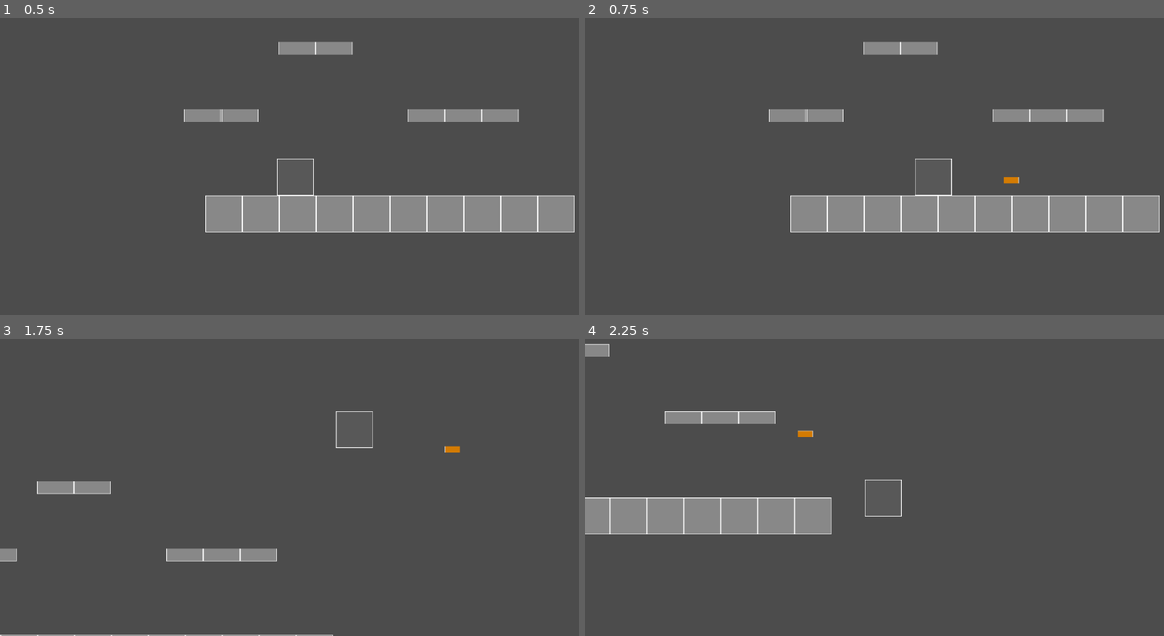
Above: before the commit, frames 1-4 (two rows, left to right).
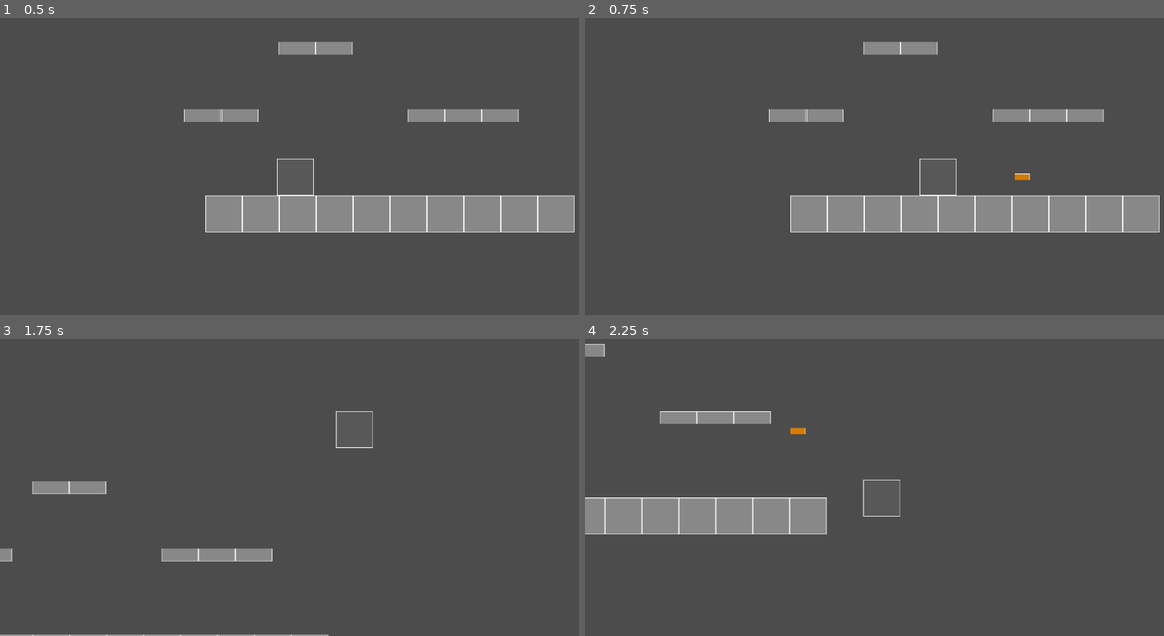
Above: after the commit, the same moments.

Repository: SageCreations/GAME1303FinalProject
Game: Godot game, scene res://_LevelScenes/TestLevel.tscn
Two runs of this game, one before a commit and one after it. Both use one fixed random seed, a clock stepped at 60 frames per second and the inputs below. The project has no main scene, so this scene is started directly.
Inputs:
- Up to frame 1 (0.5 s): no input
- Up to frame 2 (0.75 s): tap Enter at 0.5 s; hold D (lvl_1_move_right) from 0.53 s (still down); tap F (lvl_1_shoot) at 0.6 s
- Up to frame 3 (1.75 s): keep holding D (lvl_1_move_right); tap Space (lvl_1_jump) at 0.77, 0.8, 1.07, 1.35, 1.52 s; tap F (lvl_1_shoot) at 1.55 s
- Up to frame 4 (2.25 s): tap Space (lvl_1_jump) at 1.82 s; release D (lvl_1_move_right) at 2.03 s; hold A (lvl_1_move_left) from 2.03 s (still down); tap F (lvl_1_shoot) at 2.1 s

Frame 1 is identical in both runs. In frame 2, 0.2% of the frame differs, in the area x 57-77%, y 47-60%; in frame 3, 0.3%; in frame 4, 0.9%, in the area x 3-55%, y 1-66%.

Commit message:
added audio nodes for the player controller

Diff:
--- a/DungeonBosses/Prefabs/Player_Level_1.tscn
+++ b/DungeonBosses/Prefabs/Player_Level_1.tscn
@@ -1,14 +1,17 @@
-[gd_scene load_steps=6 format=2]
+[gd_scene load_steps=9 format=2]
 
 [ext_resource path="res://Sprites/Prototyping/DarkGrey_Box64x64.png" type="Texture" id=1]
 [ext_resource path="res://Scripts/Player_Level_1.gd" type="Script" id=2]
 [ext_resource path="res://Prefabs/bullet.tscn" type="PackedScene" id=3]
+[ext_resource path="res://Audio/temp_assets/shotgun_audio.mp3" type="AudioStream" id=4]
+[ext_resource path="res://Audio/temp_assets/walk.wav" type="AudioStream" id=5]
+[ext_resource path="res://Audio/temp_assets/jump.wav" type="AudioStream" id=6]
 
 [sub_resource type="RectangleShape2D" id=1]
 extents = Vector2( 32, 32 )
 
 [sub_resource type="CircleShape2D" id=2]
-radius = 32.0
+radius = 33.0
 
 [node name="Player" type="KinematicBody2D"]
 script = ExtResource( 2 )
@@ -17,14 +20,34 @@
 [node name="Sprite" type="Sprite" parent="."]
 texture = ExtResource( 1 )
 
-[node name="rectCollision" type="CollisionShape2D" parent="."]
-shape = SubResource( 1 )
-
-[node name="circleCollision" type="CollisionShape2D" parent="."]
-position = Vector2( 0, 1 )
-shape = SubResource( 2 )
-
 [node name="Camera2D" type="Camera2D" parent="."]
 current = true
 drag_margin_h_enabled = true
 drag_margin_v_enabled = true
+
+[node name="rectCollision" type="CollisionShape2D" parent="."]
+shape = SubResource( 1 )
+
+[node name="circle_collision" type="CollisionShape2D" parent="."]
+shape = SubResource( 2 )
+
+[node name="shotgun_sound" type="AudioStreamPlayer2D" parent="."]
+stream = ExtResource( 4 )
+volume_db = -17.479
+
+[node name="shot_timer" type="Timer" parent="."]
+wait_time = 1.3
+
+[node name="walk_sound" type="AudioStreamPlayer2D" parent="."]
+stream = ExtResource( 5 )
+volume_db = -5.0
+
+[node name="jump_sound" type="AudioStreamPlayer2D" parent="."]
+stream = ExtResource( 6 )
+volume_db = -18.0
+
+[node name="walk_sound_timer" type="Timer" parent="."]
+wait_time = 0.67
+
+[connection signal="timeout" from="shot_timer" to="." method="_on_shot_timer_timeout"]
+[connection signal="timeout" from="walk_sound_timer" to="." method="_on_walk_sound_timer_timeout"]
--- a/DungeonBosses/Prefabs/bullet.tscn
+++ b/DungeonBosses/Prefabs/bullet.tscn
@@ -15,10 +15,8 @@
 [node name="Sprite" type="Sprite" parent="."]
 scale = Vector2( 0.40625, 0.171875 )
 texture = ExtResource( 2 )
-centered = false
 
 [node name="CollisionShape2D" type="CollisionShape2D" parent="."]
-position = Vector2( 13, 5.5 )
 shape = SubResource( 1 )
 
 [node name="Timer" type="Timer" parent="."]
--- a/DungeonBosses/Scripts/Player_Level_1.gd
+++ b/DungeonBosses/Scripts/Player_Level_1.gd
@@ -9,7 +9,11 @@
 export var gravity = 50
 export var max_fall_speed = 1000
 
+# put the bullet prefab in this variable
 export (PackedScene) var bullet_scene
+# this is the distance added according to the player's position
+export (int) var bullet_spawn_x = 64
+export (int) var bullet_spawn_y = 0
 
 #onready var anim_player = $AnimationPlayer
 onready var sprite = $Sprite
@@ -17,9 +21,15 @@
 var y_vel = 0
 var facing_right = false
 var bullet_dir
+var shoot_allowed = true
 
-#function handles movement and jump
-func _physics_process(delta):
+var grounded
+var hit_ceiling
+
+var renew_walk_sound = true
+
+#function handles all updated values
+func _physics_process(_delta):
 	# left and right movement
 	var move_dir = 0
 	if Input.is_action_pressed("lvl_1_move_right"):
@@ -28,15 +38,29 @@
 		move_dir -= 1
 	move_and_slide(Vector2(move_dir * move_speed, y_vel), Vector2(0, -1))
 
-	# jump
-	var grounded = is_on_floor()
+	grounded = is_on_floor()
+	if (move_dir != 0 && grounded && renew_walk_sound):
+		renew_walk_sound = false
+		$walk_sound.play()
+		$walk_sound_timer.start()
+
+
+
+	# jump code
+	# moved grounded initialization up for walking sound code
+	hit_ceiling = is_on_ceiling()
 	y_vel += gravity
 	if (grounded && Input.is_action_just_pressed("lvl_1_jump")):
 		y_vel = -jump_force
-	if (grounded && y_vel >= 5):
-		y_vel = 5
-	if (y_vel > max_fall_speed):
-		y_vel = max_fall_speed
+		$jump_sound.play()
+	if(!hit_ceiling):
+		if (grounded && y_vel >= 5):
+			y_vel = 5
+		if (y_vel > max_fall_speed):
+			y_vel = max_fall_speed
+	else:
+		y_vel = 1
+
 
 	# flip sprite direction, made it direct bullet direction too
 	if (facing_right && move_dir < 0):
@@ -44,14 +68,19 @@
 	if (!facing_right && move_dir > 0):
 		flip()
 
+	# shoot code
 	if(facing_right):
 		bullet_dir = 1
 	else:
 		bullet_dir = -1
-	# shoot
-	if (Input.is_action_just_pressed("lvl_1_shoot")):
+
+	if (Input.is_action_just_pressed("lvl_1_shoot") && shoot_allowed == true):
 		shoot(bullet_dir)
+		$shotgun_sound.play()
+		shoot_allowed = false
+		$shot_timer.start()
 
+	# control animation playing
 #	if (grounded):
 #		if (move_dir == 0):
 #			play_anim("idle")
@@ -64,9 +93,9 @@
 func shoot(dir):
 	var bullet = bullet_scene.instance()
 	if (dir > 0):
-		bullet.setup(Vector2(position.x+32, position.y), rotation, dir)
+		bullet.setup(Vector2(position.x + bullet_spawn_x, position.y + bullet_spawn_y), rotation, dir)
 	else:
-		bullet.setup(Vector2(position.x-64, position.y), rotation, dir)
+		bullet.setup(Vector2(position.x - bullet_spawn_x, position.y + bullet_spawn_y), rotation, dir)
 	get_parent().add_child(bullet)
 
 # function to flip sprite direction
@@ -81,3 +110,10 @@
 #	if (anim_player.is_playing() && anim_player.current_animation == anim_name):
 #		return
 #	anim_player.play(anim_name)
+
+# timer to reset the shoot_allowed bool
+func _on_shot_timer_timeout():
+	shoot_allowed = true
+
+func _on_walk_sound_timer_timeout():
+	renew_walk_sound = true
Not shown, added: DungeonBosses/Audio/temp_assets/jump.wav.import
Not shown, added: DungeonBosses/Audio/temp_assets/shotgun_audio.mp3.import
Not shown, added: DungeonBosses/Audio/temp_assets/walk.wav.import
Not shown, added: DungeonBosses/Audio/temp_assets/jump.wav
Not shown, added: DungeonBosses/Audio/temp_assets/shotgun_audio.mp3
Not shown, added: DungeonBosses/Audio/temp_assets/walk.wav
